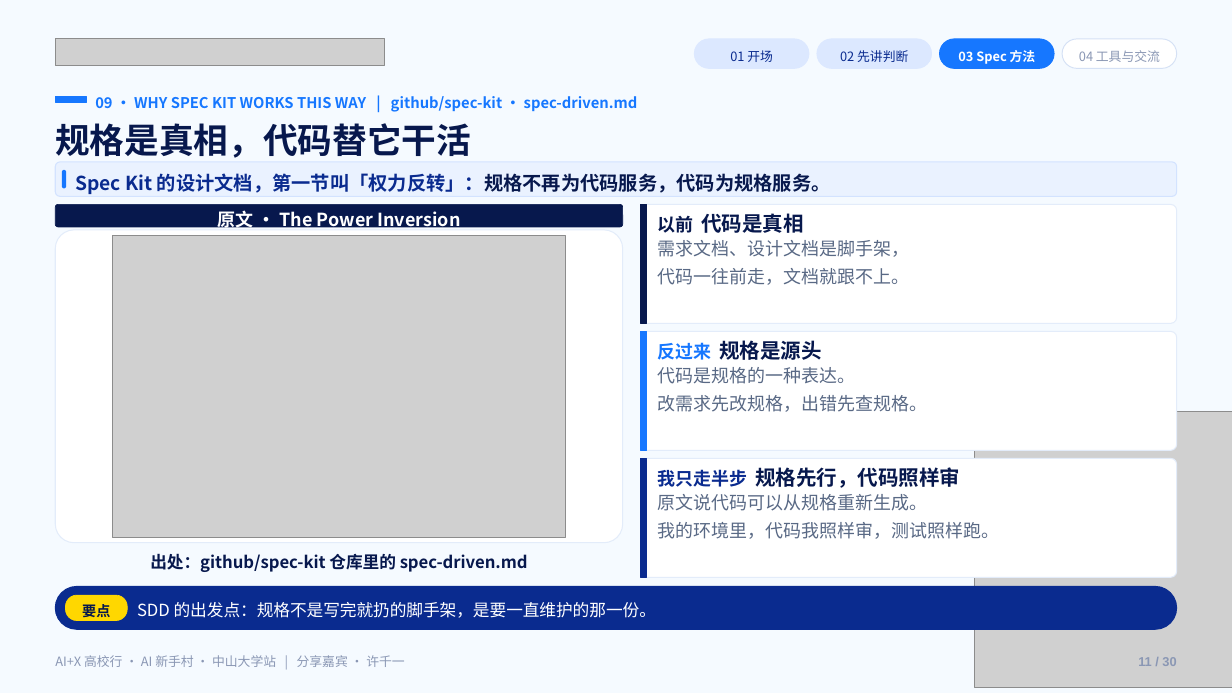
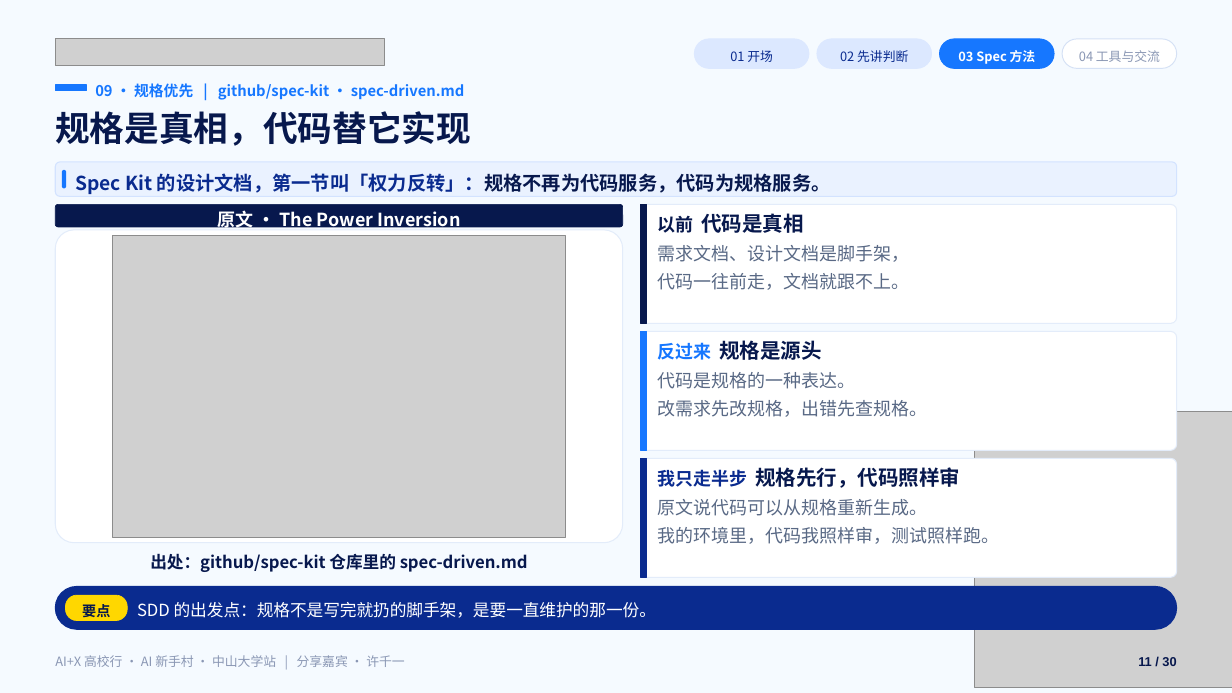
Before and after one commit to Frocir/aix-talk, a slide deck: slide 11 of aix-talk-26pages.pptx. Drawn at 1232x693 pixels with LibreOffice and Linux fonts; fonts in the diff are those of the drawing; grey boxes stand for pictures. Boxes give left, top, right and bottom in pixels: in the first picture for what was removed or moved away, otherwise in the second. Text is boxed around its words. In the diff, an @@ line names an element or a change of style, - is before the commit and + after.

```diff
--- a/aix-talk-26pages.pptx
+++ b/aix-talk-26pages.pptx
@@ rectangle: place and size @@
-rectangle at [55, 97, 87, 103]
+rectangle at [55, 85, 87, 91]
@@ text at [95, 83, 465, 100]: text changed @@
-09 · WHY SPEC KIT WORKS THIS WAY | github/spec-kit · spec-driven.md
+09 · 规格优先 | github/spec-kit · spec-driven.md
@@ text at [55, 111, 471, 146]: text changed @@
-规格是真相，代码替它干活
+规格是真相，代码替它实现
@@ text "需求文档、设计文档是脚手架，": place and size @@
-text "需求文档、设计文档是脚手架，" at [657, 240, 909, 285]
+text "需求文档、设计文档是脚手架，" at [657, 245, 909, 290]
@@ text "代码是规格的一种表达。": place and size @@
-text "代码是规格的一种表达。" at [657, 367, 927, 412]
+text "代码是规格的一种表达。" at [657, 372, 927, 417]
@@ text "原文说代码可以从规格重新生成。": place and size @@
-text "原文说代码可以从规格重新生成。" at [657, 494, 999, 539]
+text "原文说代码可以从规格重新生成。" at [657, 499, 999, 544]
@@ text "11 / 30" at [1138, 657, 1176, 666]: text colour #8A97B4 to #07184D @@
```
Also in this commit, not shown: 28 other slides changed, 31 other files.
